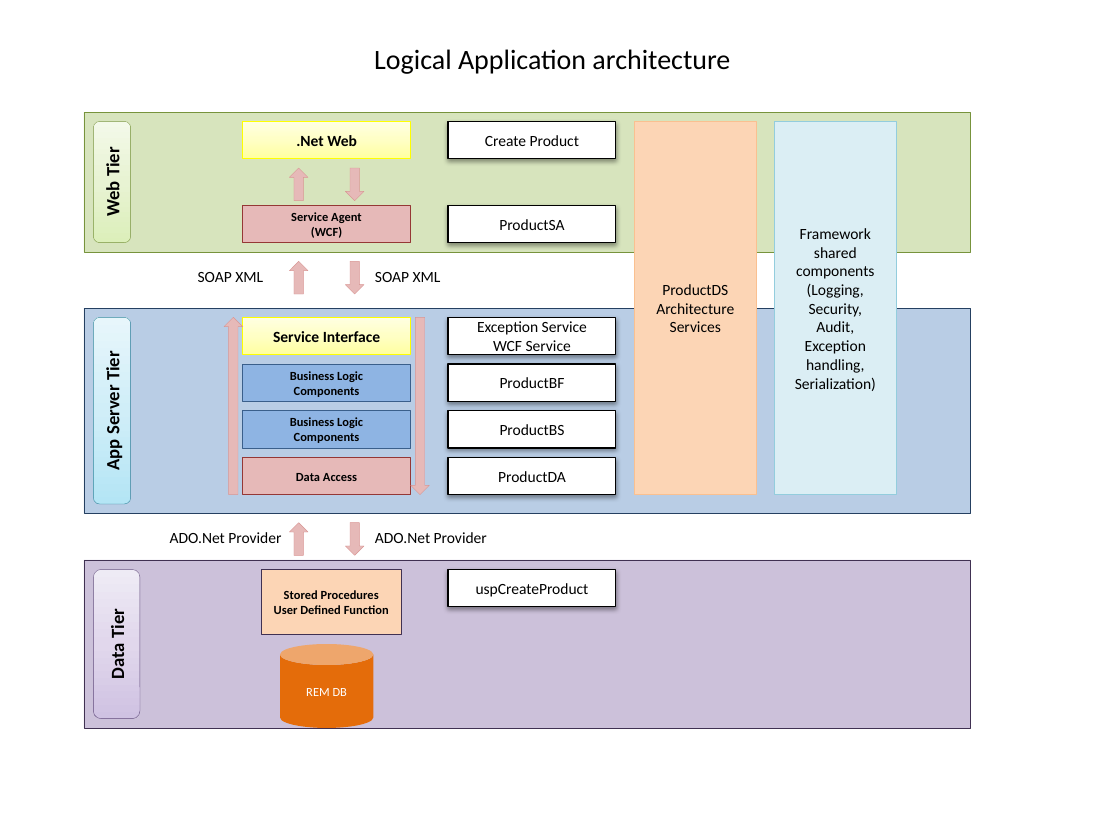
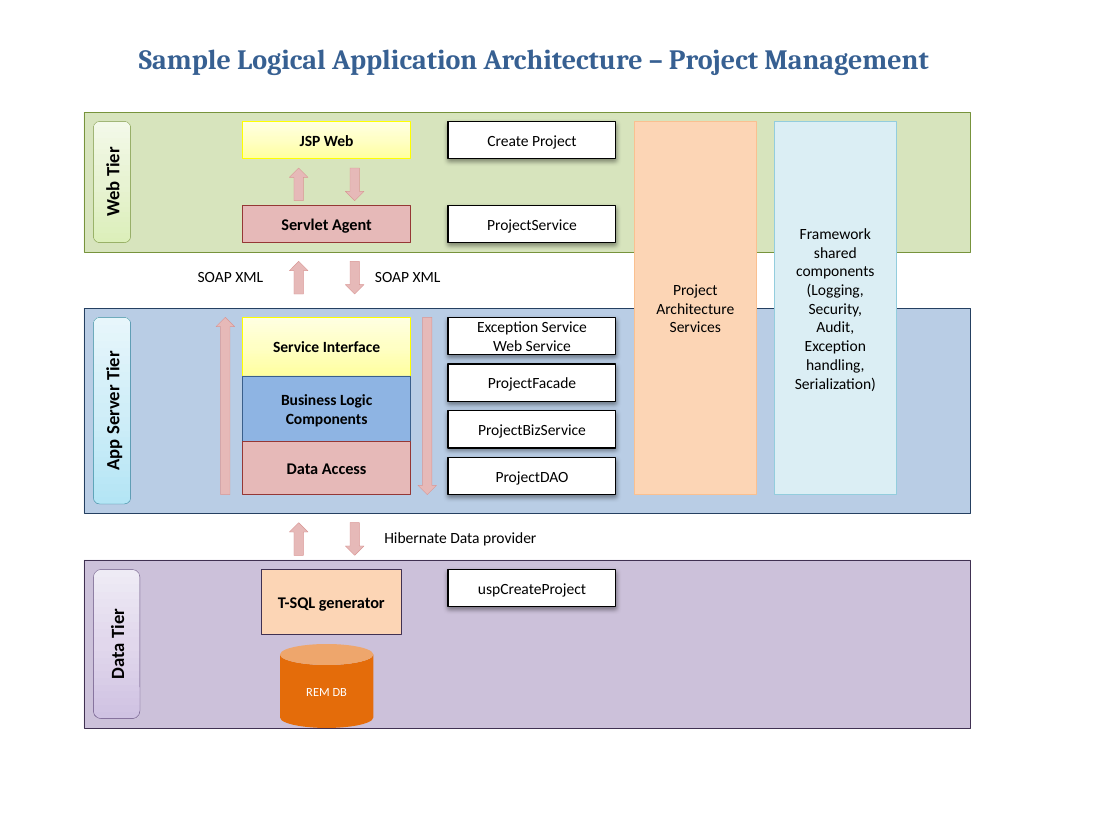
Before and after one commit to imireasa/mtech-se18-t08s, a slide deck: slide 4 of docs/W-9 Working Document/W-9.1 Team Members/W-9.1.5 Dio/2. Phase 2/VMS High level architecture.pptx. Drawn at 1120x840 pixels with LibreOffice and Linux fonts; fonts in the diff are those of the drawing. Boxes give left, top, right and bottom in pixels: in the first picture for what was removed or moved away, otherwise in the second. Text is boxed around its words. In the diff, an @@ line names an element or a change of style, - is before the commit and + after.

```diff
--- a/docs/W-9 Working Document/W-9.1 Team Members/W-9.1.5 Dio/2. Phase 2/VMS High level architecture.pptx
+++ b/docs/W-9 Working Document/W-9.1 Team Members/W-9.1.5 Dio/2. Phase 2/VMS High level architecture.pptx
@@ text at (139,49,929,75): text changed; font Calibri to Cambria; text colour #000000 to #376092; bold on @@
-Logical Application architecture
+Sample Logical Application Architecture – Project Management
@@ text in rectangle at (300,135,354,146): text changed @@
-.Net Web
+JSP Web
@@ text in rectangle at (487,135,577,149): text changed @@
-Create Product
+Create Project
@@ text in rectangle at (281,218,372,233): text changed; size 8 to 10.5 pt @@
-Service Agent
-(WCF)
+Servlet Agent
@@ text in rectangle at (487,219,577,233): text changed @@
-ProductSA
+ProjectService
@@ text in rectangle at (673,284,718,298): text changed @@
-ProductDS
+Project
@@ right arrow: place and size @@
-right arrow at (223,318,242,494)
+right arrow at (216,318,235,494)
@@ rectangle "Service Interface": place and size @@
-rectangle "Service Interface" at (243,317,411,354)
+rectangle "Service Interface" at (243,317,411,375)
@@ right arrow: place and size @@
-right arrow at (410,318,430,494)
+right arrow at (417,318,436,494)
@@ text in rectangle at (493,340,571,356): text changed @@
-WCF Service
+Web Service
@@ rectangle "Business Logic": place and size @@
-rectangle "Business Logic" at (243,411,411,448)
+rectangle "Business Logic" at (243,376,411,441)
@@ rectangle "Business Logic" at (243,376,411,441): size 8 to 10 pt @@
@@ rectangle removed at (243,364,411,401) @@
-Business Logic
-Components
@@ text in rectangle at (488,377,576,391): text changed @@
-ProductBF
+ProjectFacade
@@ rectangle "Data Access": place and size @@
-rectangle "Data Access" at (243,457,411,494)
+rectangle "Data Access" at (243,441,411,495)
@@ rectangle "Data Access" at (243,441,411,495): size 8 to 10.5 pt @@
@@ text in rectangle at (478,424,586,438): text changed @@
-ProductBS
+ProjectBizService
@@ text in rectangle at (496,471,569,485): text changed @@
-ProductDA
+ProjectDAO
@@ text removed at (375,532,487,543) @@
-ADO.Net Provider
@@ text at (384,532,536,546): text changed @@
-ADO.Net Provider
+Hibernate Data provider
@@ text in rectangle at (278,597,385,611): text changed; size 8 to 10.5 pt @@
-Stored Procedures
-User Defined Function
+T-SQL generator
@@ text in rectangle at (478,583,586,597): text changed @@
-uspCreateProduct
+uspCreateProject
```
Also in this commit, not shown: 3 other slides changed.
